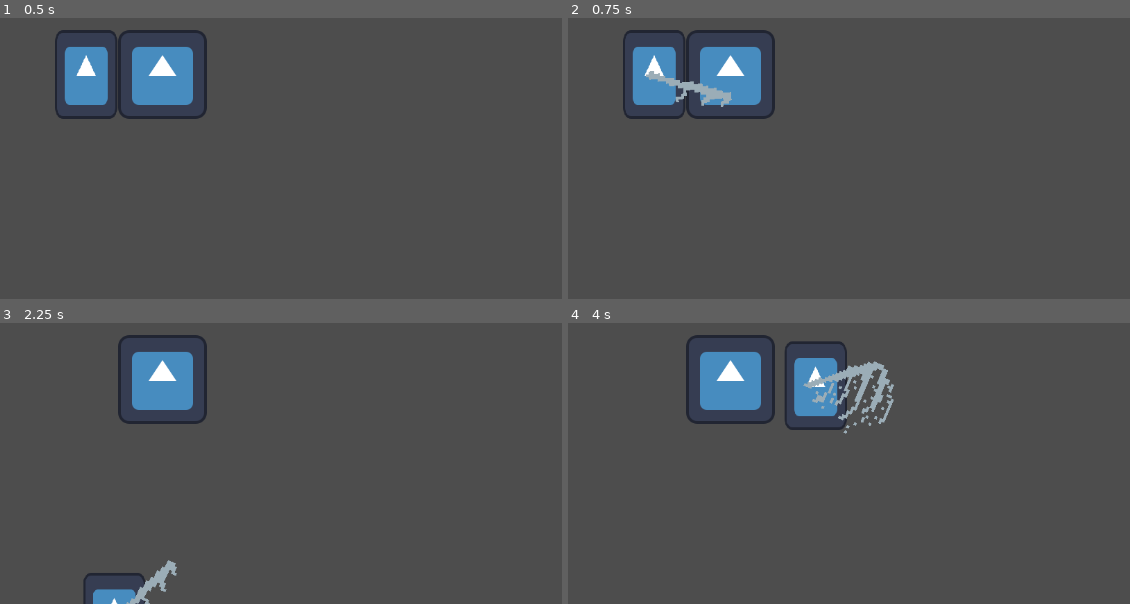
Above: before the commit, frames 1-4 (two rows, left to right).
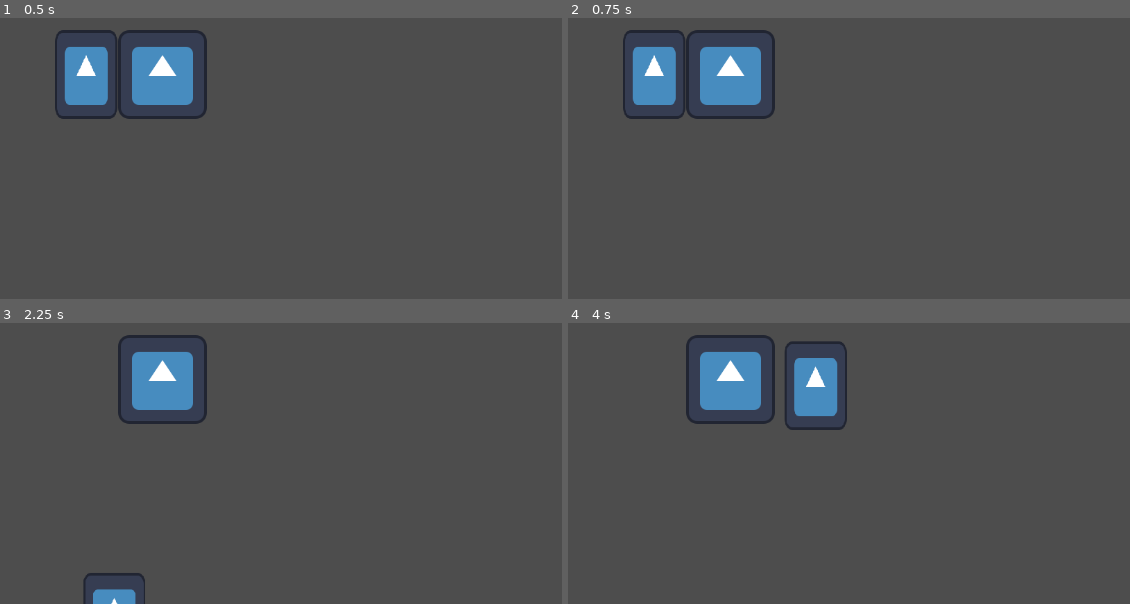
Above: after the commit, the same moments.

Repository: KxUgh/The-Absolution
Game: Godot game, scene res://main.tscn
Same seed, same stepped clock (60 frames per second), same inputs: the game is played once before the commit and once after it. The engine's default icon, where the game draws it, is replaced by a stand-in: a white triangle on a blue panel in a dark square.
Inputs (mouse positions are in pixels of both pictures, inside the frame that each line leads up to):
- Up to frame 1 (0.5 s): no input
- Up to frame 2 (0.75 s): tap Enter at 0.5 s; move the mouse to (905, 51) at 0.52 s; hold D (right) from 0.53 s (still down); click (905, 51) at 0.6 s
- Up to frame 3 (2.25 s): move the mouse to (0, 401) at 1.27 s; release D (right) at 1.28 s; hold S (down) 1.28-2.03 s; click (0, 401) at 1.35 s; move the mouse to (outside the picture) at 2.02 s; hold D (right) from 2.03 s (still down); click (outside the picture) at 2.1 s
- Up to frame 4 (4 s): move the mouse to (691, 469) at 2.77 s; release D (right) at 2.78 s; hold W (up) 2.78-3.53 s; click (691, 469) at 2.85 s; move the mouse to (972, 446) at 3.52 s; hold A (left) from 3.53 s (still down); click (972, 446) at 3.6 s

Frame 1 is identical in both runs. In frame 2, 0.5% of the frame differs, in the area x 13-30%, y 18-32%; in frame 3, 0.4%; in frame 4, 1.2%, in the area x 41-59%, y 13-40%.

Commit message:
Fix sword cooldown

Diff:
--- a/sword.tscn
+++ b/sword.tscn
@@ -7,3 +7,4 @@
 script = ExtResource("1_agw7x")
 sprite = NodePath("")
 slash = ExtResource("2_ea361")
+weapon_cooldown = 1.0
